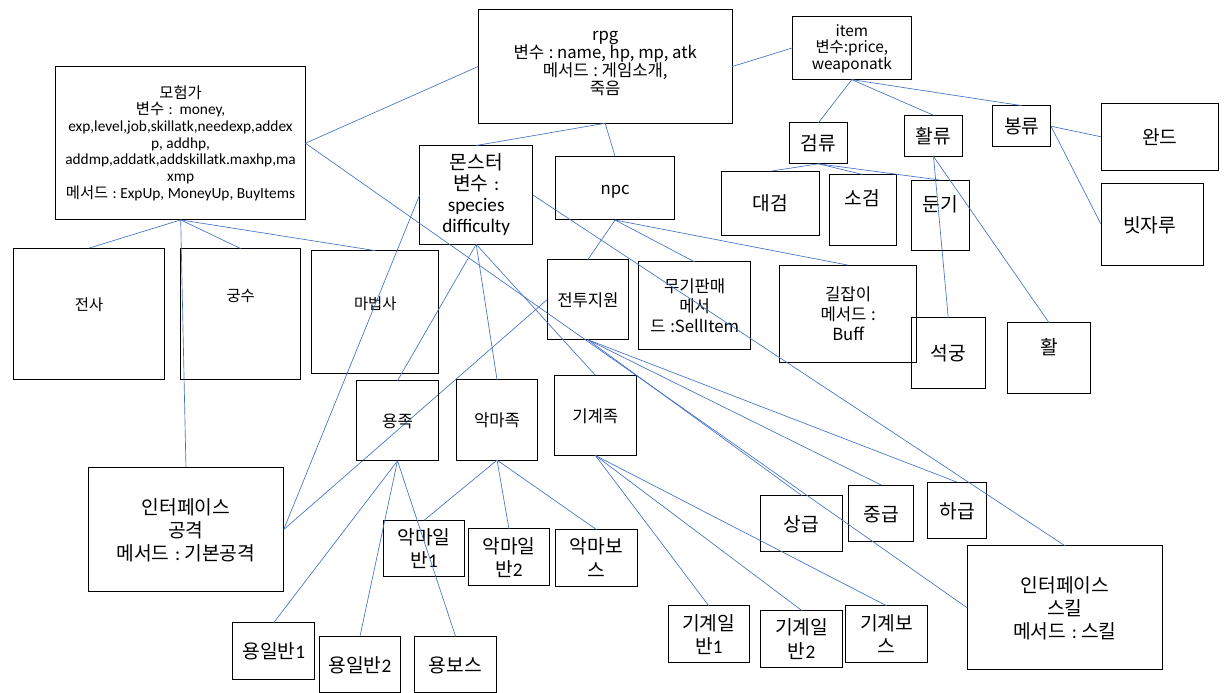
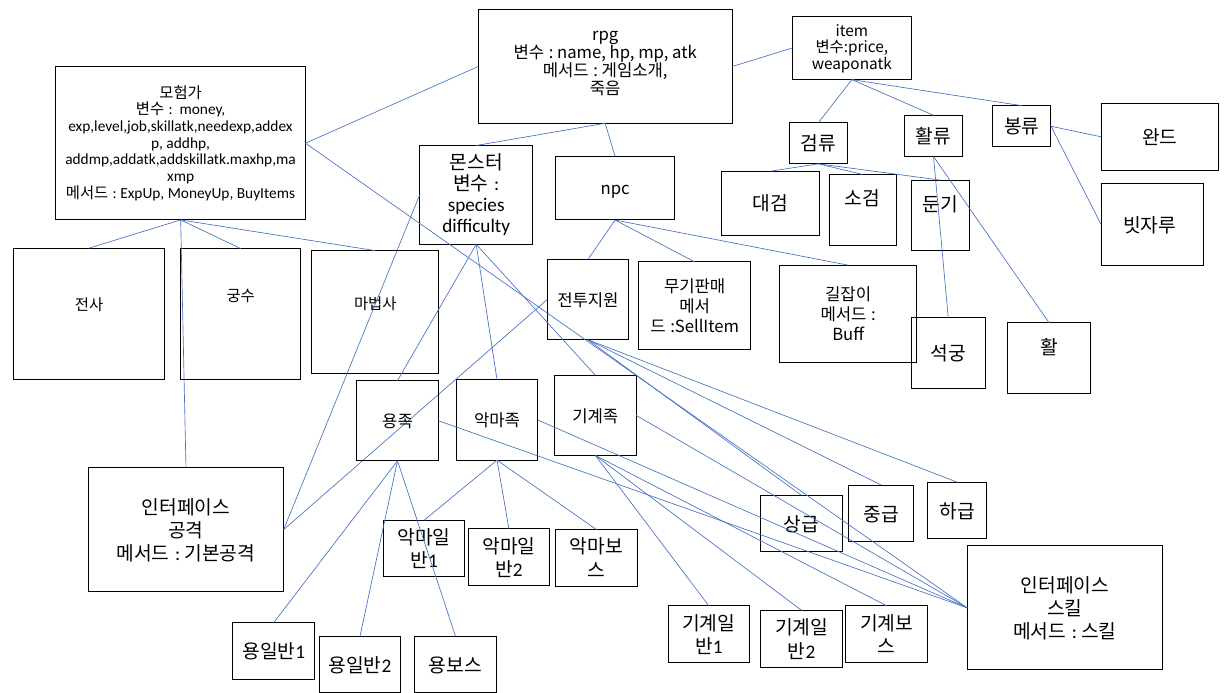
Before and after one commit to Nahoyoung146/javappt, a slide deck: slide 1 of rpg수정.pptx. Drawn at 1232x693 pixels with LibreOffice and Linux fonts; fonts in the diff are those of the drawing. Boxes give left, top, right and bottom in pixels: in the first picture for what was removed or moved away, otherwise in the second. Text is boxed around its words. In the diff, an @@ line names an element or a change of style, - is before the commit and + after.

Commit message:
수정

```diff
--- a/rpg수정.pptx
+++ b/rpg수정.pptx
@@ line added from (636, 415) to (968, 608), #4472C4 0.5 pt @@
@@ line moved from (533, 195) - (1066, 546) to (438, 421) - (968, 608) @@
@@ line added from (538, 421) to (968, 608), #4472C4 0.5 pt @@
```
